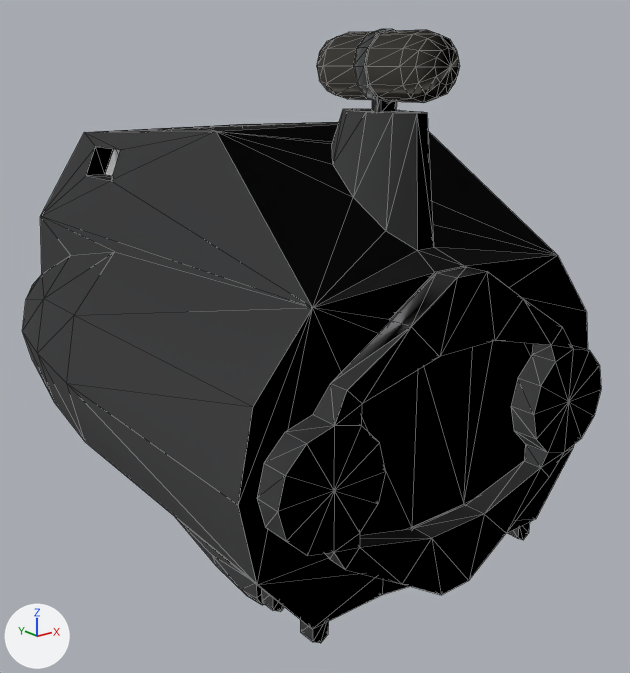
Before and after pictures for a commit that changed the OBJ model addons/cvel-shuttle-a/models/shuttlea_vc.obj.
Camera for both pictures: a 50 mm lens placed at (-6.4, 5.62, 3.66), pointed at (0.45, 14.18, 0.23). The axes (+X, +Y, +Z) are drawn at lower left. The lights are the same throughout. The first picture is the older version. Mesh edges are drawn as thin lines. Where no turn or scale is listed for an object, it has been applied to the vertices. Vertices at exactly the same position are counted once.

In view in the first picture: 'shuttlea_vc'.
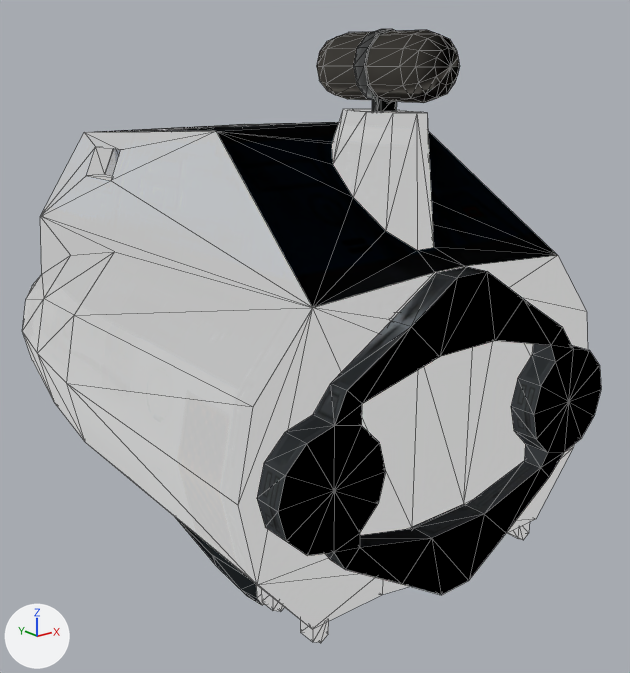
Where the change shows, as pixel boxes [x1, y1, x2, y2] in the pictures (630 x 673 px):
part 1 of me_shuttlea_vc, edited (looks the same)
    both: [257, 267, 601, 595]
part 2 of me_shuttlea_vc, recoloured
    both: [175, 517, 262, 605]
part 3 of me_shuttlea_vc, recoloured
    both: [98, 122, 338, 132]
part 4 of me_shuttlea_vc, recoloured
    both: [216, 125, 557, 307]
part 5 of me_shuttlea_vc, recoloured
    both: [22, 109, 588, 643]

The change, as a diff of the scene's bpy script:
```diff
--- a/addons/cvel-shuttle-a/models/shuttlea_vc.obj.py
+++ b/addons/cvel-shuttle-a/models/shuttlea_vc.obj.py
@@ img_sha1tx1_png @@
+img_sha1tx1_png = load_image('SHA1TX1.png', 'textures/SHA1TX1.png', 256, 256, 'sRGB')
@@ mat_cmodule1_with_tex_sha1tx1_shuttlea_sha1tx1 @@
+mat_cmodule1_with_tex_sha1tx1_shuttlea_sha1tx1 = principled_material('cmodule1_with_Tex_SHA1TX1_ShuttleA_SHA1TX1')
+mat_cmodule1_with_tex_sha1tx1_shuttlea_sha1tx1.texture = img_sha1tx1_png
+mat_cmodule1_with_tex_sha1tx1_shuttlea_sha1tx1.roughness = 1.0
+mat_cmodule1_with_tex_sha1tx1_shuttlea_sha1tx1.emission_color = (0.5, 0.5, 0.5)  # grey #bcbcbc
+mat_cmodule1_with_tex_sha1tx1_shuttlea_sha1tx1.emission_strength = 1.0
@@ me_shuttlea_vc @@
 me_shuttlea_vc.from_pydata(...)  # 1171 vertices, 1984 faces; spans x -2.6..2.61, y 11.14..18.5, z -2.11..3.99
 # used by ob_shuttlea_vc; location = (0.0, 0.0, 0.0)
+# me_shuttlea_vc part 1: all 162 faces centred in x -2.37..2.37, y 11.14..11.45, z -1.83..1.69 switch from mat_cabin_wall (light grey #cbcbce) to mat_struct1_with_tex_sha1tx3_shuttlea_sha1tx3 (picture img_sha1tx3_png)
+# me_shuttlea_vc part 2: 145 of the faces centred in x -1.77..1.77, y 11.69..18.45, z -2.07..0.57 switch from mat_cabin_wall (light grey #cbcbce) to mat_cmodule1_with_tex_sha1tx2_shuttlea_sha1tx2 (picture img_sha1tx2_png)
+# me_shuttlea_vc part 3: 23 of the faces centred in x -1.39..1.4, y 14.17..17.68, z 1.3..2.94 switch from mat_cabin_wall (light grey #cbcbce) to mat_cmodule1_with_tex_sha1tx2_shuttlea_sha1tx2 (picture img_sha1tx2_png)
+# me_shuttlea_vc part 4: 16 of the faces centred in x -1.2..1.2, y 11.58..13.35, z 1.71..2.93 switch from mat_cabin_wall (light grey #cbcbce) to mat_cmodule1_with_tex_sha1tx2_shuttlea_sha1tx2 (picture img_sha1tx2_png)
+# me_shuttlea_vc part 5: 250 of the faces centred in x -2.51..2.52, y 11.46..18.14, z -1.97..3.18 switch from mat_cabin_wall (light grey #cbcbce) to mat_cmodule1_with_tex_sha1tx1_shuttlea_sha1tx1 (picture img_sha1tx1_png, glowing grey #bcbcbc)
 me_shuttlea_vc.materials.append(mat_cmodule3_with_tex_sha1tx2_shuttlea_sha1tx2)
```
